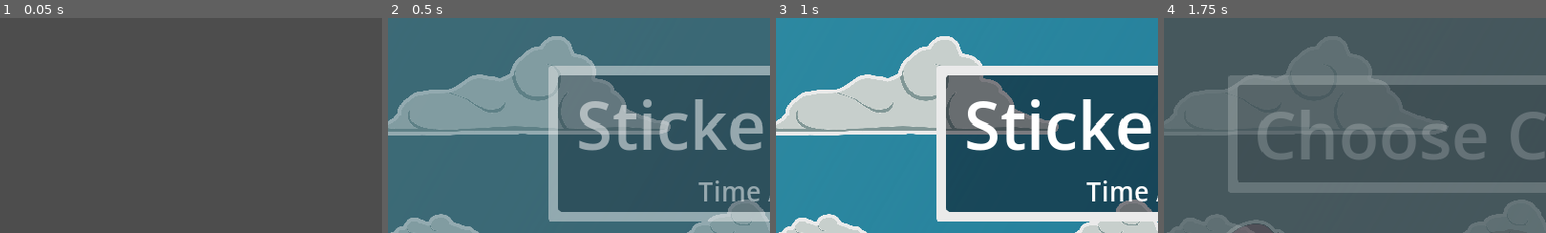
Above: before the commit, frames 1-4 (left to right).
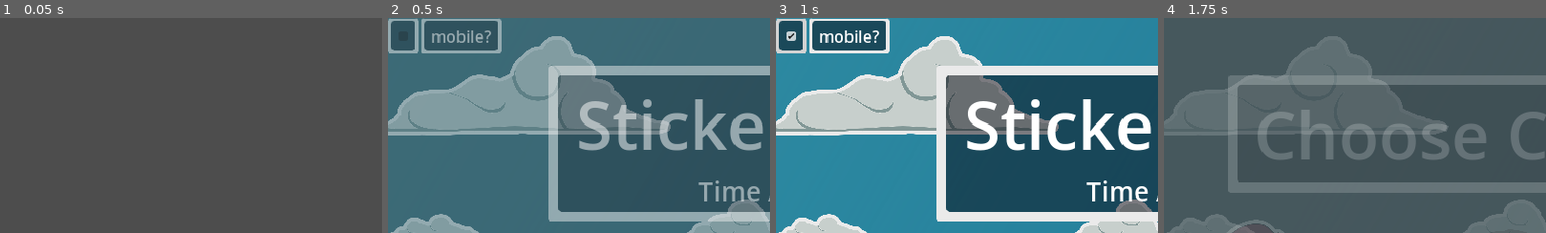
Above: after the commit, the same moments.

Repository: MajorZiploc/sticker_book_moments
Game: Godot game, scene res://scenes/title_scene.tscn
Two runs of this game, one before a commit and one after it. Both use one fixed random seed, a clock stepped at 60 frames per second and the inputs below.
Inputs (mouse positions are % of the whole screen's width and height, from its top left):
- Up to frame 1 (0.05 s): no input
- Up to frame 2 (0.5 s): no input
- Up to frame 3 (1 s): click (2, 4) at 0.52 s
- Up to frame 4 (1.75 s): click "Play" at 1.25 s
The pictures show only the part of the screen within x 0-50%, y 0-50%; the shares and areas given below are measured in that part.

Frame 1 is identical in both runs. In frame 2, 2.3% of the frame differs, in the area x 0-30%, y 0-17%; in frame 3, 4.6%; in frame 4, nothing differs.

Commit message:
+is_mobile checkbox on titlescreen

Diff:
--- a/scenes/title_scene.gd
+++ b/scenes/title_scene.gd
@@ -2,6 +2,7 @@
 class_name TitleScene
 
 @onready var ui = $ui_root/ui;
+@onready var mobile_checkbox = $ui_root/ui/mobile/checkbox;
 
 var pause_menu: Node;
 var stats_page: Node;
@@ -16,8 +17,12 @@
   pause_menu = SceneHelper.make_pause_menu();
   AppState.load_data(AppState.current_data_file_name);
   OptionsHelper.set_options();
+  var is_mobile = OSHelper.is_mobile();
+  OptionsHelper.set_is_mobile(is_mobile);
+  mobile_checkbox.button_pressed = is_mobile;
   ui.add_child(stats_page);
   ui.add_child(pause_menu);
+  AppState.save_session();
   await get_tree().create_timer(scene_tween_time).timeout;
 
 func _input(event: InputEvent):
@@ -29,3 +34,7 @@
 
 func _on_stats_btn_button_up():
   SceneHelper.toggle_node(stats_page);
+
+func _on_mobile_checkbox_toggled(toggled_on: bool):
+  OptionsHelper.set_is_mobile(toggled_on);
+  AppState.save_session();
--- a/scenes/title_scene.tscn
+++ b/scenes/title_scene.tscn
@@ -118,6 +118,23 @@
 layout_mode = 2
 text = "a majorziploc game"
 
+[node name="mobile" type="BoxContainer" parent="ui_root/ui"]
+layout_mode = 0
+offset_right = 40.0
+offset_bottom = 40.0
+
+[node name="checkbox" type="CheckBox" parent="ui_root/ui/mobile"]
+layout_mode = 2
+
+[node name="panel" type="PanelContainer" parent="ui_root/ui/mobile"]
+layout_mode = 2
+theme_type_variation = &"PanelSmallSticker"
+
+[node name="label" type="Label" parent="ui_root/ui/mobile/panel"]
+layout_mode = 2
+theme_type_variation = &"HeaderSmall"
+text = "mobile?"
+
 [node name="cam" type="Camera2D" parent="."]
 position = Vector2(830, 361)
 zoom = Vector2(0.5, 0.5)
@@ -125,3 +142,4 @@
 [connection signal="button_up" from="ui_root/ui/play/btn" to="." method="_on_play_btn_button_up"]
 [connection signal="button_up" from="ui_root/ui/options_btn" to="." method="_on_options_btn_button_up"]
 [connection signal="button_up" from="ui_root/ui/stats_btn" to="." method="_on_stats_btn_button_up"]
+[connection signal="toggled" from="ui_root/ui/mobile/checkbox" to="." method="_on_mobile_checkbox_toggled"]
--- a/utils/options_helper.gd
+++ b/utils/options_helper.gd
@@ -10,3 +10,6 @@
 
 func set_qte_mode(qte_mode):
   AppState.insert_data(Constants.options, { "qte_mode": qte_mode });
+
+func set_is_mobile(is_mobile):
+  AppState.insert_data(Constants.options, { "is_mobile": is_mobile });
